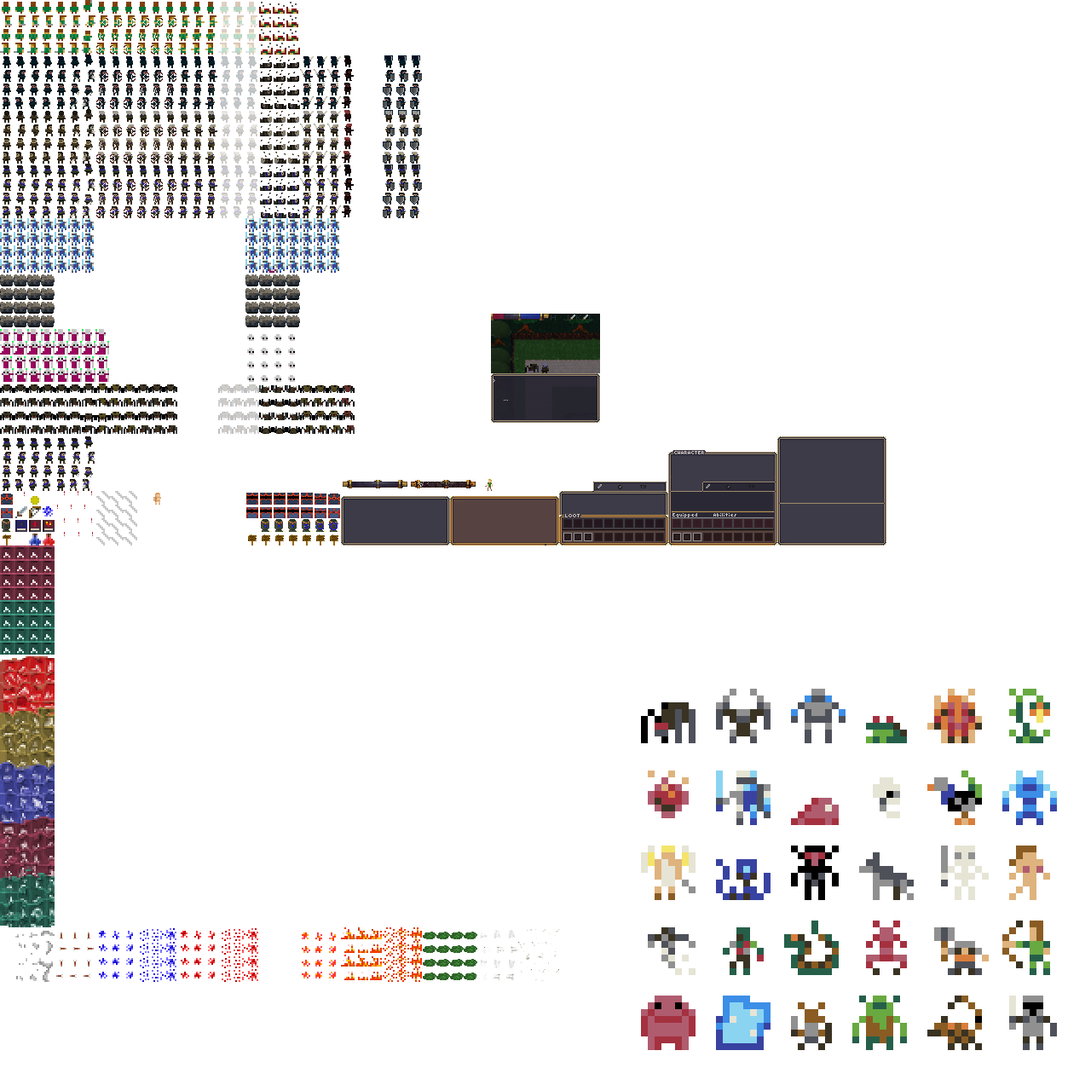
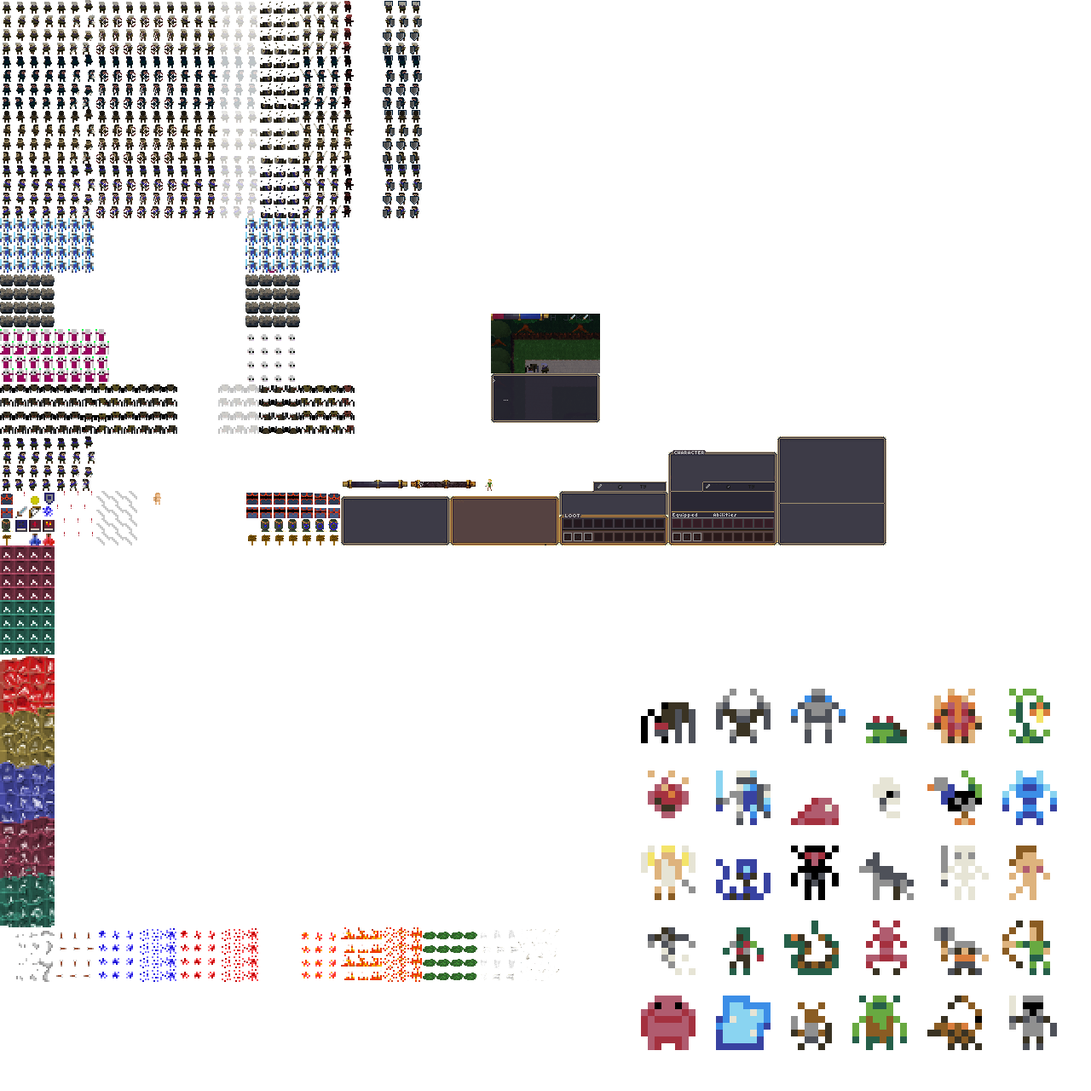
Before/after of a 1091px x 1091px layered artwork. What changed in the layer stack:
painted on "weapons.png" over 70, 14, 177, 54
renamed "Layer" to "Shields", moved it above "man", painted on it over 382, 0, 423, 164
renamed "Pasted Layer" to "man", painted on it over 98, 110, 421, 164
painted on "pixels.png" over 0, 0, 423, 505
